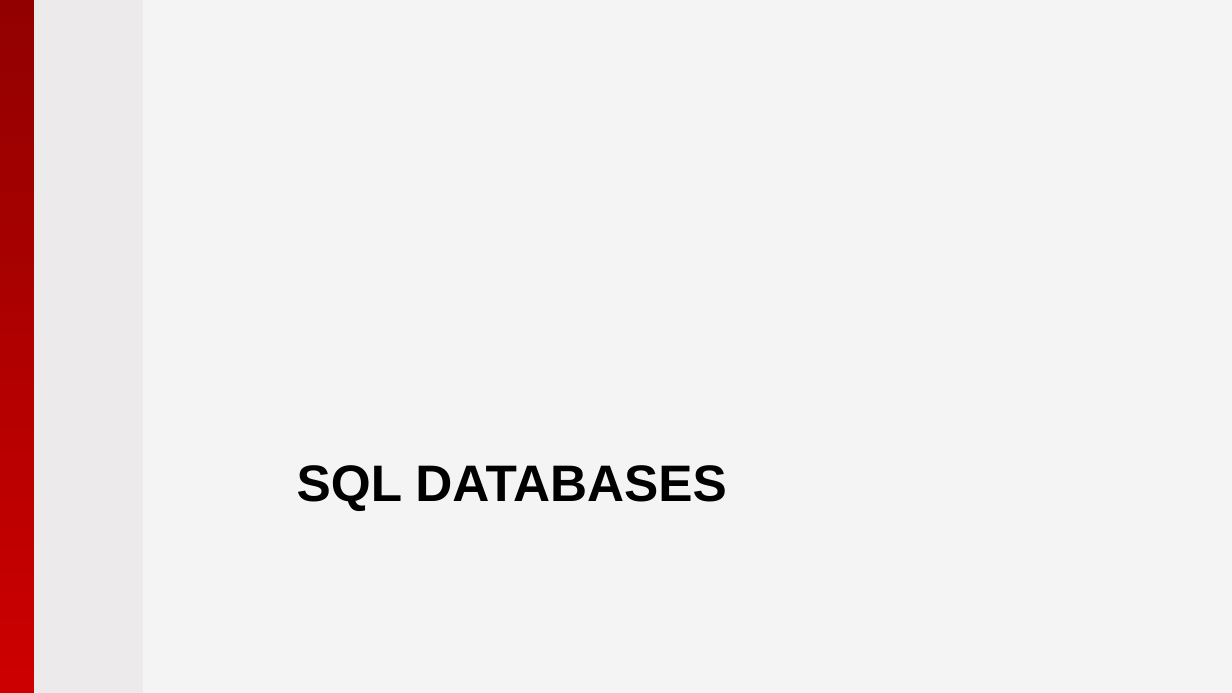
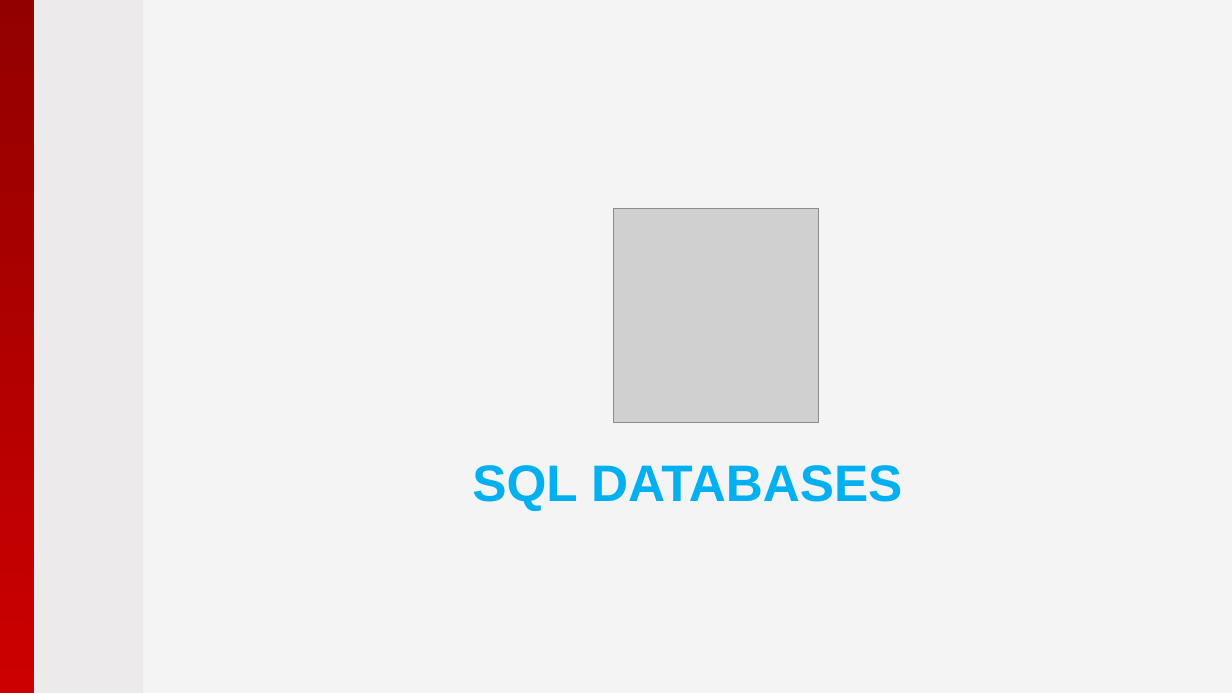
Before and after one commit to pryabov/Hackathon-2015, a slide deck: slide 28 of Presentation/2015 - Microsoft Azure.pptx (slide 25 before the commit). Drawn at 1232x693 pixels with LibreOffice and Linux fonts; fonts in the diff are those of the drawing; grey boxes stand for pictures; background and template pictures are left out. Boxes give left, top, right and bottom in pixels: in the first picture for what was removed or moved away, otherwise in the second. Text is boxed around its words. In the diff, an @@ line names an element or a change of style, - is before the commit and + after.

```diff
--- a/Presentation/2015 - Microsoft Azure.pptx
+++ b/Presentation/2015 - Microsoft Azure.pptx
@@ picture added at bbox=[614, 208, 819, 422] @@
@@ title "SQL DATABASES": place and size @@
-title "SQL DATABASES" at bbox=[297, 465, 726, 511]
+title "SQL DATABASES" at bbox=[472, 465, 902, 511]
@@ title "SQL DATABASES" at bbox=[472, 465, 902, 511]: text colour #000000 to #00B0F0; alignment left to centre @@
```
Also in this commit, not shown: 10 other slides changed, 3 slides added, 9 other files.
